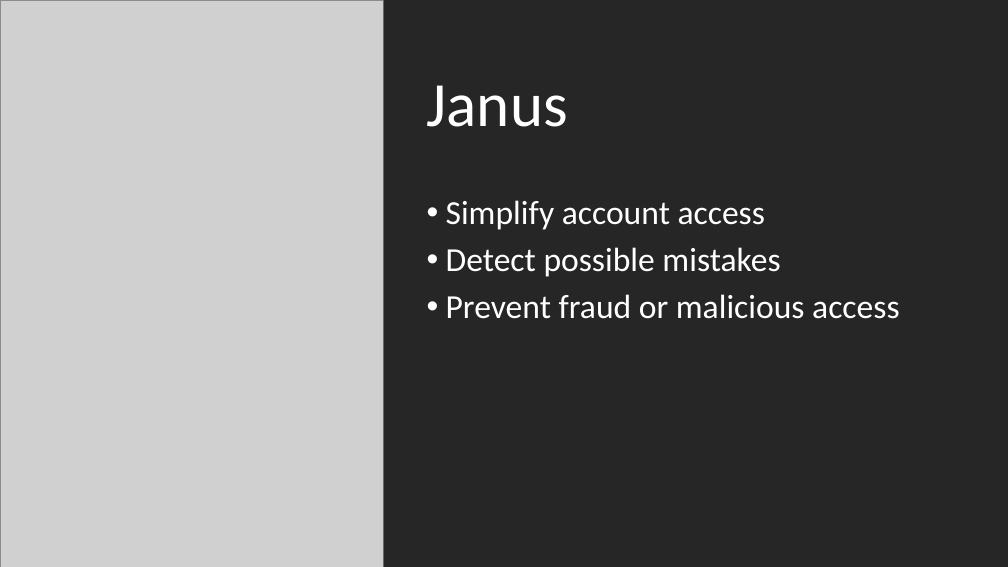
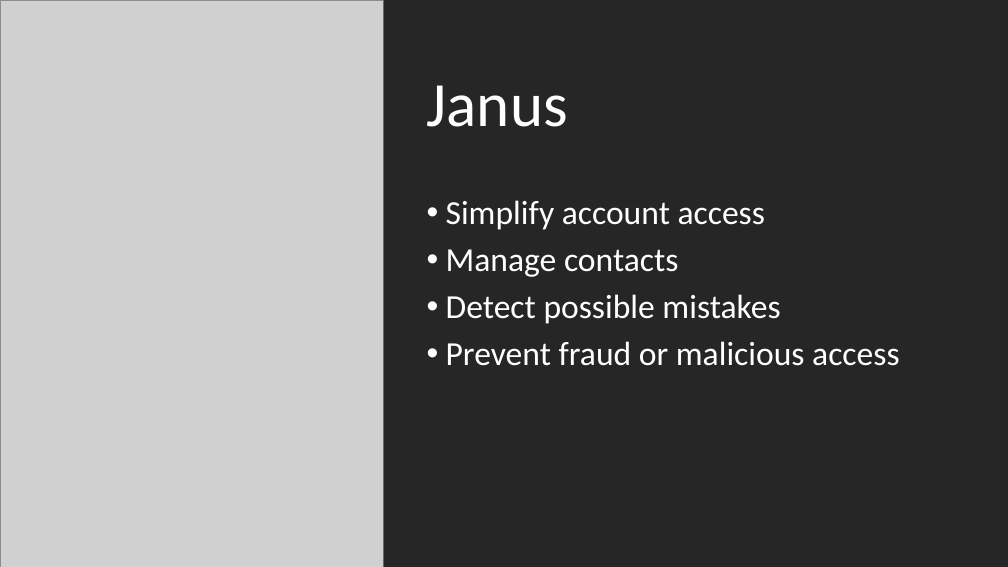
Before and after one commit to klausondrag/janus, a slide deck: slide 5 of presentation/Janus.pptx. Drawn at 1008x567 pixels with LibreOffice and Linux fonts; fonts in the diff are those of the drawing; grey boxes stand for pictures. Boxes give left, top, right and bottom in pixels: in the first picture for what was removed or moved away, otherwise in the second. Text is boxed around its words. In the diff, an @@ line names an element or a change of style, - is before the commit and + after.

```diff
--- a/presentation/Janus.pptx
+++ b/presentation/Janus.pptx
@@ text at (446, 249, 679, 277): paragraph added @@
+• Manage contacts
```
Also in this commit, not shown: 2 other slides changed, 1 other file.
